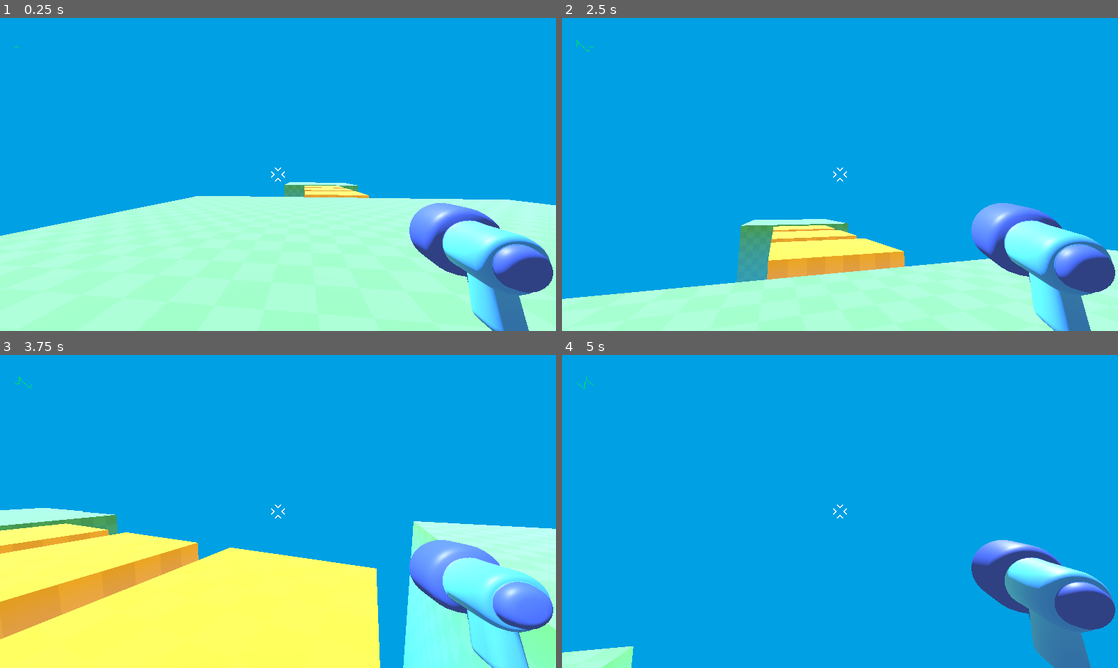
Above: before the commit, frames 1-4 (two rows, left to right).
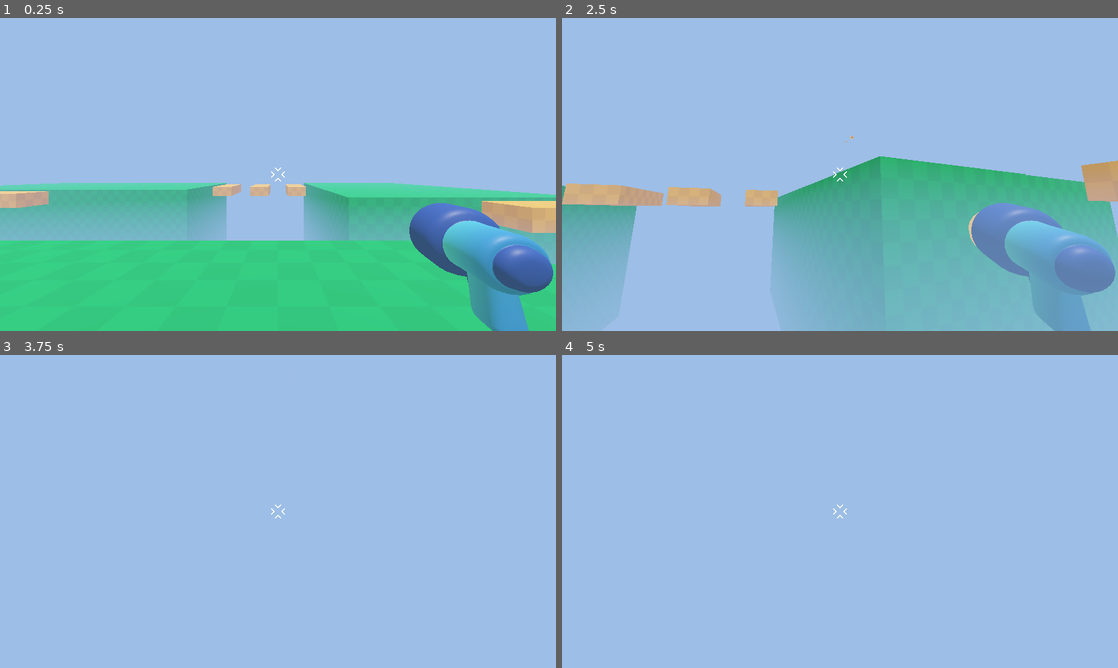
Above: after the commit, the same moments.

Repository: pqsr2/first-3d-game
Game: Godot game, scene res://game.tscn
Same seed, same stepped clock (60 frames per second), same inputs: the game is played once before the commit and once after it. Before the commit the project starts from res://level/temporary_level.tscn.
Inputs (mouse positions are in pixels of both pictures, inside the frame that each line leads up to):
- Up to frame 1 (0.25 s): no input
- Up to frame 2 (2.5 s): tap Enter at 0.5 s; move the mouse to (867, 174) at 0.52 s; press the mouse at (867, 174) at 0.53 s; hold W (move_forward) from 0.53 s (still down); tap Space (jump) at 0.77, 1.52 s; move the mouse to (812, 174) at 1.27 s; release the mouse at (812, 174) at 1.28 s; click (812, 174) at 1.35 s; move the mouse to (851, 168) at 2.02 s; press the mouse at (851, 168) at 2.03 s
- Up to frame 3 (3.75 s): keep holding W (move_forward); move the mouse to (272, 517) at 2.77 s; release the mouse at (272, 517) at 2.78 s; click (272, 517) at 2.85 s; tap Space (jump) at 3.02 s; move the mouse to (316, 514) at 3.52 s; press the mouse at (316, 514) at 3.53 s
- Up to frame 4 (5 s): keep holding W (move_forward); tap Space (jump) at 3.77, 4.52 s; move the mouse to (795, 508) at 4.27 s; release the mouse at (795, 508) at 4.28 s; click (795, 508) at 4.35 s

The runs differ from the first frame. In frame 1, 99% of the frame differs, in the area x 0-100%, y 0-100%; in frame 2, 100%; in frame 3, 100%; in frame 4, 100%.

Commit message:
Add shooting mech

Diff:
--- /dev/null
+++ b/game.tscn
@@ -0,0 +1,124 @@
+[gd_scene load_steps=5 format=3 uid="uid://dr6dvlaay81w2"]
+
+[ext_resource type="PackedScene" uid="uid://c40bh11xbdkv2" path="res://player/player.tscn" id="1_80nbo"]
+[ext_resource type="Material" uid="uid://bn6nhs1g5frad" path="res://level/paltform.tres" id="1_feb5d"]
+[ext_resource type="Material" uid="uid://dbfmmdq5x4o83" path="res://level/bridge.tres" id="2_feb5d"]
+
+[sub_resource type="Environment" id="Environment_80nbo"]
+background_mode = 1
+background_color = Color(0.6901961, 0.8784314, 0.9019608, 1)
+ambient_light_source = 2
+ambient_light_color = Color(0.9411765, 0.9019608, 0.54901963, 1)
+tonemap_mode = 2
+tonemap_white = 2.0
+fog_enabled = true
+fog_light_color = Color(0.5454627, 0.7041982, 0.99305123, 1)
+fog_height = 0.5
+fog_height_density = 0.15
+
+[node name="Game" type="Node3D"]
+
+[node name="Platform1" type="CSGBox3D" parent="."]
+transform = Transform3D(1, 0, 0, 0, 1, 0, 0, 0, 1, 0, -5, 0)
+use_collision = true
+size = Vector3(10, 10, 10)
+material = ExtResource("1_feb5d")
+
+[node name="Platform5" type="CSGBox3D" parent="."]
+transform = Transform3D(1, 0, 0, 0, 1, 0, 0, 0, 1, -8, -0.5, 0)
+use_collision = true
+size = Vector3(2, 1, 6)
+material = ExtResource("2_feb5d")
+
+[node name="Platform12" type="CSGBox3D" parent="."]
+transform = Transform3D(1, 0, 0, 0, 1, 0, 0, 0, 1, 8, -0.5, 0)
+use_collision = true
+size = Vector3(2, 1, 6)
+material = ExtResource("2_feb5d")
+
+[node name="Platform13" type="CSGBox3D" parent="."]
+transform = Transform3D(1, 0, 0, 0, 1, 0, 0, 0, 1, 12, -0.5, 0)
+use_collision = true
+size = Vector3(2, 1, 6)
+material = ExtResource("2_feb5d")
+
+[node name="Platform14" type="CSGBox3D" parent="."]
+transform = Transform3D(1, 0, 0, 0, 1, 0, 0, 0, 1, 16, -0.5, 0)
+use_collision = true
+size = Vector3(2, 1, 6)
+material = ExtResource("2_feb5d")
+
+[node name="Platform15" type="CSGBox3D" parent="."]
+transform = Transform3D(-4.371139e-08, 0, 1, 0, 1, 0, -1, 0, -4.371139e-08, 14, -0.5, -10)
+use_collision = true
+size = Vector3(2, 1, 6)
+material = ExtResource("2_feb5d")
+
+[node name="Platform16" type="CSGBox3D" parent="."]
+transform = Transform3D(-4.371139e-08, 0, 1, 0, 1, 0, -1, 0, -4.371139e-08, 14, -0.5, -6)
+use_collision = true
+size = Vector3(2, 1, 6)
+material = ExtResource("2_feb5d")
+
+[node name="Platform6" type="CSGBox3D" parent="."]
+transform = Transform3D(1, 0, 0, 0, 1, 0, 0, 0, 1, -12, -0.5, 0)
+use_collision = true
+size = Vector3(2, 1, 6)
+material = ExtResource("2_feb5d")
+
+[node name="Platform9" type="CSGBox3D" parent="."]
+transform = Transform3D(1, 0, 0, 0, 1, 0, 0, 0, 1, -1, -0.5, -26)
+use_collision = true
+size = Vector3(2, 1, 6)
+material = ExtResource("2_feb5d")
+
+[node name="Platform11" type="CSGBox3D" parent="."]
+transform = Transform3D(1, 0, 0, 0, 1, 0, 0, 0, 1, 3, -0.5, -26)
+use_collision = true
+size = Vector3(2, 1, 6)
+material = ExtResource("2_feb5d")
+
+[node name="Platform10" type="CSGBox3D" parent="."]
+transform = Transform3D(1, 0, 0, 0, 1, 0, 0, 0, 1, -5, -0.5, -26)
+use_collision = true
+size = Vector3(2, 1, 6)
+material = ExtResource("2_feb5d")
+
+[node name="Platform7" type="CSGBox3D" parent="."]
+transform = Transform3D(-4.371139e-08, 0, -1, 0, 1, 0, 1, 0, -4.371139e-08, -20, -0.5, -12)
+use_collision = true
+size = Vector3(2, 1, 6)
+material = ExtResource("2_feb5d")
+
+[node name="Platform8" type="CSGBox3D" parent="."]
+transform = Transform3D(-4.371139e-08, 0, -1, 0, 1, 0, 1, 0, -4.371139e-08, -20, -0.5, -16)
+use_collision = true
+size = Vector3(2, 1, 6)
+material = ExtResource("2_feb5d")
+
+[node name="Platform2" type="CSGBox3D" parent="."]
+transform = Transform3D(1, 0, 0, 0, 1, 0, 0, 0, 1, -20, -5, 0)
+use_collision = true
+size = Vector3(10, 10, 19)
+material = ExtResource("1_feb5d")
+
+[node name="Platform3" type="CSGBox3D" parent="."]
+transform = Transform3D(-4.371139e-08, 0, -1, 0, 1, 0, 1, 0, -4.371139e-08, -20, -5, -26)
+use_collision = true
+size = Vector3(14, 10, 26)
+material = ExtResource("1_feb5d")
+
+[node name="Platform4" type="CSGBox3D" parent="."]
+transform = Transform3D(-1, 0, 8.742278e-08, 0, 1, 0, -8.742278e-08, 0, -1, 12, -5, -23)
+use_collision = true
+size = Vector3(14, 10, 21)
+material = ExtResource("1_feb5d")
+
+[node name="Player" parent="." instance=ExtResource("1_80nbo")]
+transform = Transform3D(1, 0, 0, 0, 1, 0, 0, 0, 1, 1, 0, -1)
+
+[node name="DirectionalLight3D" type="DirectionalLight3D" parent="."]
+transform = Transform3D(1, 0, 0, 0, 0.25881898, 0.9659258, 0, -0.9659258, 0.25881898, 0, 5, 0)
+
+[node name="WorldEnvironment" type="WorldEnvironment" parent="."]
+environment = SubResource("Environment_80nbo")
--- /dev/null
+++ b/level/bridge.tres
@@ -0,0 +1,8 @@
+[gd_resource type="StandardMaterial3D" load_steps=2 format=3 uid="uid://dbfmmdq5x4o83"]
+
+[ext_resource type="Texture2D" uid="uid://bos7rridjkps1" path="res://level/checkboard.png" id="1_h4bgb"]
+
+[resource]
+albedo_color = Color(0.823708, 0.59545267, 0.15948913, 1)
+albedo_texture = ExtResource("1_h4bgb")
+uv1_triplanar = true
--- /dev/null
+++ b/level/paltform.tres
@@ -0,0 +1,8 @@
+[gd_resource type="StandardMaterial3D" load_steps=2 format=3 uid="uid://bn6nhs1g5frad"]
+
+[ext_resource type="Texture2D" uid="uid://bos7rridjkps1" path="res://level/checkboard.png" id="1_n6ojk"]
+
+[resource]
+albedo_color = Color(4.3317675e-07, 0.6071825, 0.2924097, 1)
+albedo_texture = ExtResource("1_n6ojk")
+uv1_triplanar = true
--- /dev/null
+++ b/player/bullete_3d.gd
@@ -0,0 +1,13 @@
+extends Area3D
+
+
+const SPEED = 55.0 # m/s
+const RANGE = 40.0 # m
+
+var travelled_distance = 0.0
+
+func _physics_process(delta: float) -> void:
+	position += - transform.basis.z * SPEED * delta
+	travelled_distance += SPEED * delta
+	if travelled_distance > RANGE:
+		queue_free()
--- /dev/null
+++ b/player/bullete_3d.tscn
@@ -0,0 +1,17 @@
+[gd_scene load_steps=4 format=3 uid="uid://dkgo2bmkdda5u"]
+
+[ext_resource type="Script" uid="uid://dk6kg8bi7ffrn" path="res://player/bullete_3d.gd" id="1_5nu6u"]
+[ext_resource type="PackedScene" uid="uid://b5m7mq4ii5w31" path="res://player/projectile_3d.tscn" id="1_wv5dr"]
+
+[sub_resource type="SphereShape3D" id="SphereShape3D_wv5dr"]
+radius = 0.090315156
+
+[node name="Bullete3D" type="Area3D"]
+top_level = true
+script = ExtResource("1_5nu6u")
+
+[node name="CollisionShape3D" type="CollisionShape3D" parent="."]
+shape = SubResource("SphereShape3D_wv5dr")
+
+[node name="Projectile3D" parent="." instance=ExtResource("1_wv5dr")]
+transform = Transform3D(-1.7484556e-08, 0, 0.4, 0, 0.4, 0, -0.4, 0, -1.7484556e-08, 0, 0, 0)
--- a/player/player.gd
+++ b/player/player.gd
@@ -52,3 +52,15 @@
 
 	move_and_slide()
 	vertical_velocity_sample.emit(velocity.y)
+
+	if Input.is_action_pressed("shoot") and %ShootTimer.is_stopped():
+		shoot_bullet()
+
+func shoot_bullet():
+	const BULLET = preload("res://player/bullete_3d.tscn")
+	var new_bullet: Area3D = BULLET.instantiate()
+
+	%Marker3D.add_child(new_bullet)
+	new_bullet.global_transform = %Marker3D.global_transform
+
+	%ShootTimer.start()
--- a/player/player.tscn
+++ b/player/player.tscn
@@ -20,6 +20,10 @@
 [node name="gun_model" parent="Camera3D" instance=ExtResource("1_oul6g")]
 transform = Transform3D(-0.39326248, 0, 0.073107034, 0, 0.4, 0, -0.073107034, 0, -0.39326248, 0.65, -0.25, -0.6630373)
 
+[node name="Marker3D" type="Marker3D" parent="Camera3D"]
+unique_name_in_owner = true
+transform = Transform3D(1, 0, 0, 0, 1, 0, 0, 0, 1, 0.6830773, -0.2510774, -0.8828782)
+
 [node name="Reticle" type="TextureRect" parent="."]
 anchors_preset = 8
 anchor_left = 0.5
@@ -34,3 +38,8 @@
 grow_vertical = 2
 texture = ExtResource("3_g1dw6")
 expand_mode = 1
+
+[node name="ShootTimer" type="Timer" parent="."]
+unique_name_in_owner = true
+wait_time = 0.2
+one_shot = true
--- /dev/null
+++ b/player/projectile_3d.tscn
@@ -0,0 +1,15 @@
+[gd_scene load_steps=4 format=3 uid="uid://b5m7mq4ii5w31"]
+
+[ext_resource type="PackedScene" uid="uid://bl1abdlwirg31" path="res://player/projectile/projectile_model.glb" id="1_a4474"]
+[ext_resource type="Shader" uid="uid://b4wc5wsyakc0a" path="res://player/projectile/projectile.gdshader" id="2_q2erl"]
+
+[sub_resource type="ShaderMaterial" id="ShaderMaterial_5soxo"]
+render_priority = 0
+shader = ExtResource("2_q2erl")
+shader_parameter/tail_color = Color(0.9999997, 0.7551433, 0.2585363, 1)
+shader_parameter/head_color = Color(0.8130799, 0.43741626, 3.85046e-07, 1)
+
+[node name="Projectile3D" instance=ExtResource("1_a4474")]
+
+[node name="Projectile" parent="." index="0"]
+material_override = SubResource("ShaderMaterial_5soxo")
--- a/project.godot
+++ b/project.godot
@@ -11,7 +11,7 @@
 [application]
 
 config/name="First3DGame"
-run/main_scene="uid://dp7sxe5xl5shk"
+run/main_scene="uid://dr6dvlaay81w2"
 config/features=PackedStringArray("4.5", "Mobile")
 config/icon="res://icon.svg"
 
@@ -77,6 +77,12 @@
 "events": [Object(InputEventJoypadMotion,"resource_local_to_scene":false,"resource_name":"","device":-1,"axis":3,"axis_value":1.0,"script":null)
 ]
 }
+shoot={
+"deadzone": 0.2,
+"events": [Object(InputEventMouseButton,"resource_local_to_scene":false,"resource_name":"","device":-1,"window_id":0,"alt_pressed":false,"shift_pressed":false,"ctrl_pressed":false,"meta_pressed":false,"button_mask":1,"position":Vector2(191, 5),"global_position":Vector2(200, 53),"factor":1.0,"button_index":1,"canceled":false,"pressed":true,"double_click":false,"script":null)
+, Object(InputEventJoypadMotion,"resource_local_to_scene":false,"resource_name":"","device":-1,"axis":5,"axis_value":1.0,"script":null)
+]
+}
 
 [rendering]
 
Not shown, added: player/bullete_3d.gd.uid
